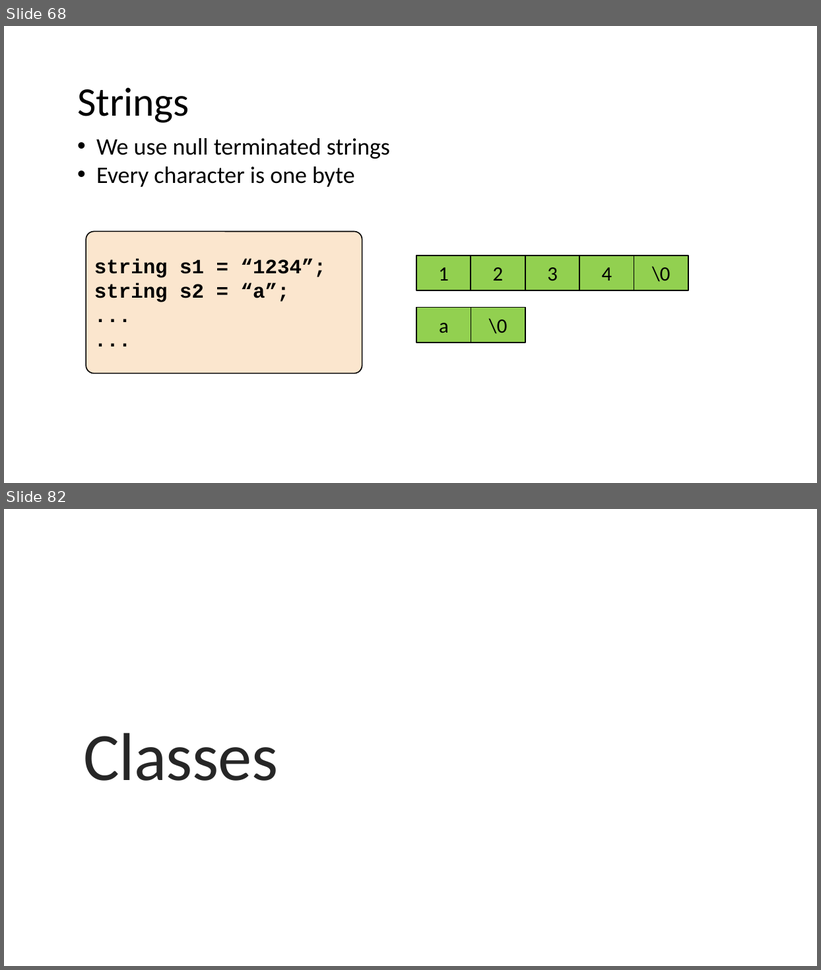
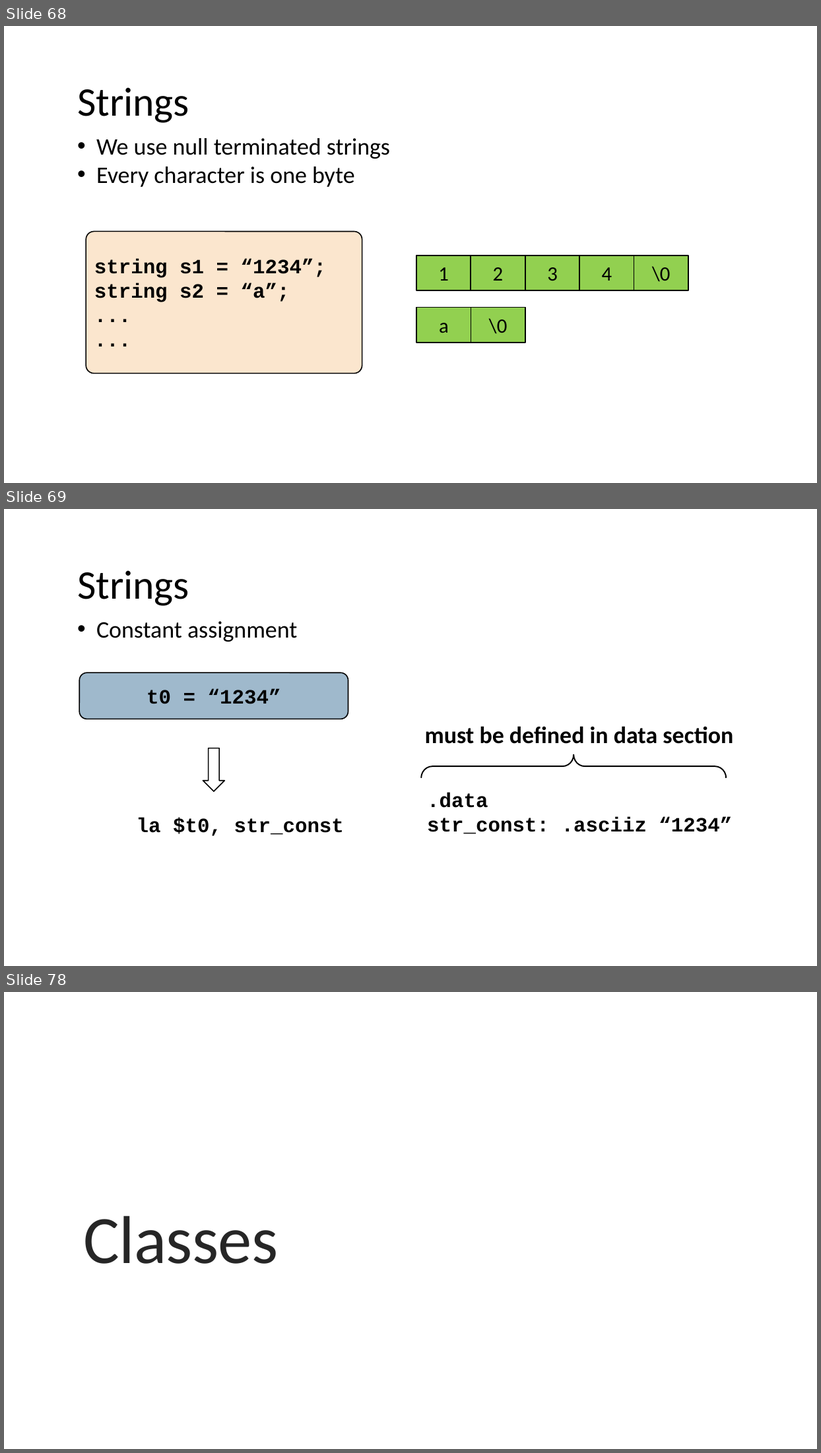
Before and after one commit to nivshani/compilation, a slide deck: slides/codegen.pptx. Shown one above the other, each under a label of ours: slides 68 and 82 before the commit, slides 68, 69 and 78 after it; the slides between them are not shown. The pictures are 821x970 and 821x1453 pixels, drawn with LibreOffice and Linux fonts; fonts in the diff are those of the drawing. Boxes give left, top, right and bottom in pixels: in the first picture for what was removed or moved away, otherwise in the second. Text is boxed around its words. In the diff, an @@ line names an element or a change of style, - is before the commit and + after.

```diff
--- a/slides/codegen.pptx
+++ b/slides/codegen.pptx
@@ slide 69 added at <box>4,509,817,966</box>, background #FFFFFF @@
@@ text added at <box>77,570,189,606</box>, 48 pt, text #000000 @@
+Strings
@@ text added at <box>96,621,297,642</box>, 28 pt, text #000000 @@
+• Constant assignment
@@ rounded rectangle added at <box>80,673,349,720</box>, fill #40749B at 50% opacity, outline #000000 1.25 pt, 24 pt, text #000000, bold @@
+t0 = “1234”
@@ text added at <box>425,726,733,744</box>, 28 pt, text #000000, bold @@
+must be defined in data section
@@ down arrow added at <box>203,748,225,791</box>, fill #FFFFFF, outline #000000 1.25 pt @@
@@ left brace added at <box>421,755,726,778</box>, outline #000000 1.5 pt @@
@@ text added at <box>427,793,732,834</box>, 24 pt, text #000000, bold @@
+.data
+str_const: .asciiz “1234”
@@ text added at <box>137,818,344,836</box>, 24 pt, text #000000, bold @@
+la $t0, str_const
@@ what was slide 82 is now slide 78 @@
```
Also in this commit, not shown: 9 slides changed, 1 other slide added, 6 slides removed, 1 other file.
